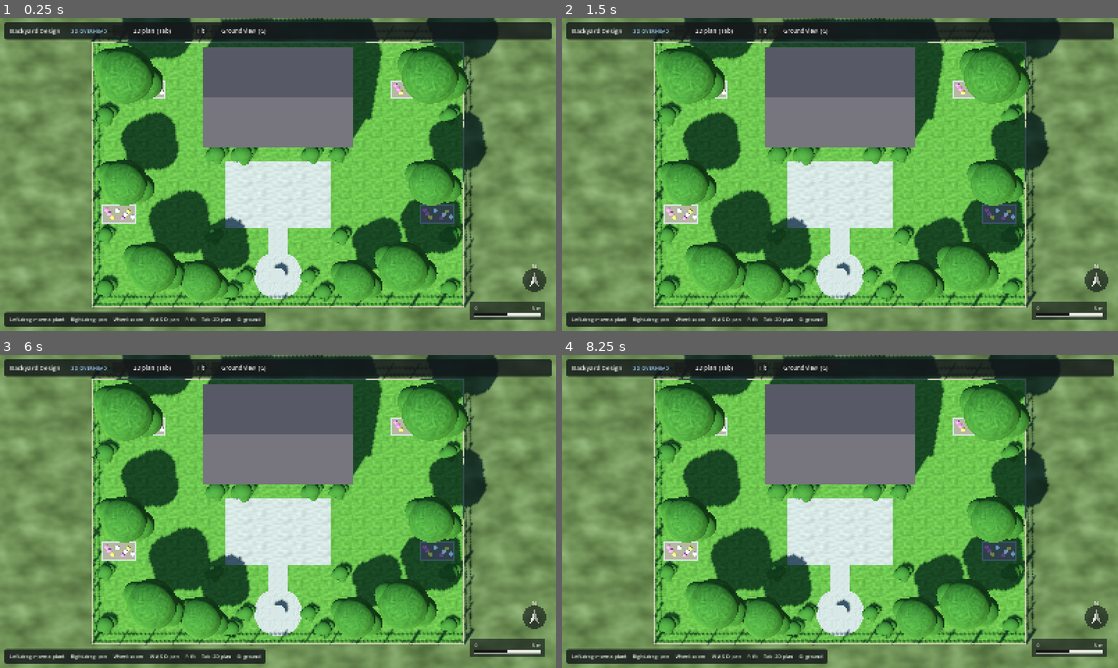
Above: before the commit, frames 1-4 (two rows, left to right).
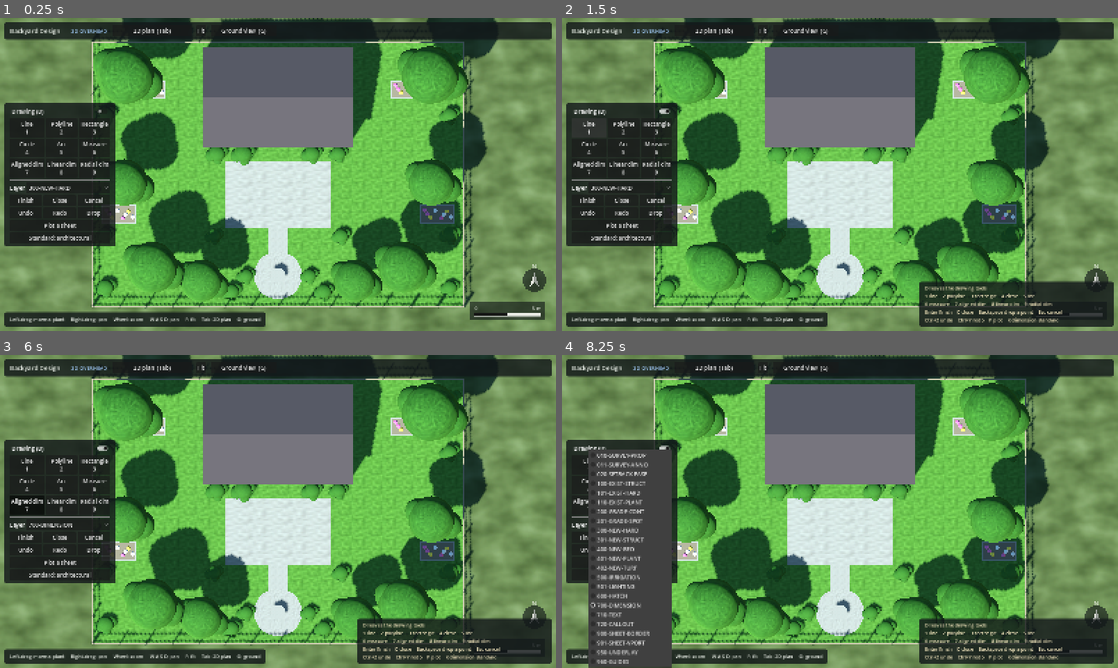
Above: after the commit, the same moments.

Repository: evanmac03/landscaping-planner
Game: Godot game, scene res://scenes/main.tscn
The game is run twice, just before and just after one commit, with the same random seed, the same clock (stepped at 60 frames per second) and the same inputs.
Inputs (mouse positions are in pixels of both pictures, inside the frame that each line leads up to):
- Up to frame 1 (0.25 s): no input
- Up to frame 2 (1.5 s): click (623, 111) at 0.5 s, where only the run after the commit has a clickable "Drawing (D)"; click (589, 127) at 1.25 s, where only the run after the commit has a clickable "Line 1"
- Up to frame 3 (6 s): click (61, 464) at 2 s, where only the run after the commit has a clickable "Polyline 2"; click (94, 464) at 2.75 s, where only the run after the commit has a clickable "Rectangle 3"; click (27, 486) at 3.5 s, where only the run after the commit has a clickable "Circle 4"; click (61, 486) at 4.25 s, where only the run after the commit has a clickable "Arc 5"; click (94, 486) at 5 s, where only the run after the commit has a clickable "Measure 6"; click (27, 505) at 5.75 s, where only the run after the commit has a clickable "Aligned dim 7"
- Up to frame 4 (8.25 s): click (623, 505) at 6.5 s, where only the run after the commit has a clickable "Linear dim 8"; click (656, 505) at 7.25 s, where only the run after the commit has a clickable "Radial dim 9"; click (628, 524) at 8 s, where only the run after the commit has a clickable "700-DIMENSION"

The runs differ from the first frame. In frame 1, 9.1% of the frame differs, in the area x 0-21%, y 27-73%; in frame 2, 14%; in frame 3, 14%; in frame 4, 18%, in the area x 0-100%, y 27-100%.

Commit message:
Give the drawing tools a palette, and redo the key it was missing
Every tool and command added over the last few sessions was reachable only by
knowing its key. The legend made them discoverable, but a legend is a thing you
read; this is a thing you press. A palette now sits down the left of the overhead
views: nine tool buttons three across, each showing the tool and the key that does
the same thing, lit on whichever is in your hand; the layer the next shape goes on;
finish, close and cancel; undo, redo and drop a point; plot; and the dimension
standard with its name on the button.

Choosing a tool is one press rather than two - it puts the tool in your hand and
arms the tools - because choosing a tool and arming the tools separately is two
presses for one intention. Arming is therefore explicit rather than only a toggle,
so a button that says what it does and a key that toggles can both be truthful
about the same state.

The buttons are built in code rather than in the scene. They are nine
near-identical buttons and a handful of rows, every one derived from the tables the
legend already uses, so a scene file would be a third copy of that list to keep in
step. They are also named after the actions they stand for, so the node tree says
what a button does rather than "Button17", and a click can be aimed at it by name.

Building it found a gap: redo had no key. Undo had Ctrl+Z and the undo stack
supported redo, so the only way to redo anything was to press an unbound key.
Ctrl+Y is bound, in the input map, in the legend and on the palette.

The palette reads the drafting controller's state every frame and only restates the
buttons when something has moved, because that state is changed from several places
- a key, a click, a palette button - and a signature cannot miss one the way a
forgotten signal connection would.

324 tests pass, including one that every drawing tool has a button and no button
names a tool that does not exist, so a new tool cannot arrive with no way to pick
it. Checked live by clicking the palette alone, with no keyboard input: the status
bar read "Circle - 300-NEW-HARD - Circle added" and the circle was on the plan.

Diff:
--- a/project.godot
+++ b/project.godot
@@ -180,6 +180,11 @@
 "events": [Object(InputEventKey,"resource_local_to_scene":false,"resource_name":"","device":-1,"window_id":0,"alt_press …(195 unchanged characters)…
 ]
 }
+draft_redo={
+"deadzone": 0.5,
+"events": [Object(InputEventKey,"resource_local_to_scene":false,"resource_name":"","device":-1,"window_id":0,"alt_pressed":false,"shift_pressed":false,"ctrl_pressed":true,"meta_pressed":false,"pressed":false,"keycode":0,"physical_keycode":89,"key_label":0,"unicode":0,"location":0,"echo":false,"script":null)
+]
+}
 
 [layer_names]
 
--- a/scenes/ui/hud.tscn
+++ b/scenes/ui/hud.tscn
@@ -138,3 +138,22 @@
 theme_override_colors/font_color = Color(0.95, 0.9, 0.74, 1)
 theme_override_font_sizes/font_size = 14
 text = "D leaves the drawing tools"
+
+[node name="Palette" type="PanelContainer" parent="Root"]
+unique_name_in_owner = true
+visible = false
+layout_mode = 1
+anchors_preset = 4
+anchor_top = 0.5
+anchor_bottom = 0.5
+offset_left = 12.0
+offset_top = -200.0
+offset_right = 316.0
+offset_bottom = 200.0
+grow_vertical = 2
+theme_override_styles/panel = SubResource("StyleBoxFlat_panel")
+
+[node name="PaletteColumn" type="VBoxContainer" parent="Root/Palette"]
+unique_name_in_owner = true
+layout_mode = 2
+theme_override_constants/separation = 5
--- a/scripts/draft/draft_controller.gd
+++ b/scripts/draft/draft_controller.gd
@@ -121,11 +121,53 @@
 
 
 func toggle_drawing() -> void:
-	drawing = not drawing
+	set_drawing(not drawing)
+
+
+## Arm the tools, or put them away.
+##
+## Explicit rather than only a toggle, so that a button which says what it does and
+## a key which toggles can both be truthful about the same state.
+func set_drawing(on: bool) -> void:
+	if drawing == on:
+		return
+	drawing = on
 	if not drawing:
 		cancel()
 	last_message = "drawing on" if drawing else ""
 	_refresh_canvas()
+
+
+## Pick a tool and start drawing with it, which is what one press of a palette
+## button should do: choosing a tool and arming the tools separately is two presses
+## for one intention.
+func arm(kind: ToolScript.Kind) -> void:
+	set_tool(kind)
+	set_drawing(true)
+
+
+# --- what a palette needs to know -----------------------------------------------------
+
+
+func current_tool() -> ToolScript.Kind:
+	return tool.kind
+
+
+func current_layer() -> StringName:
+	return tool.layer
+
+
+## Every layer the document offers, in draw order, as name-and-purpose pairs.
+##
+## Both halves are needed: "300-NEW-HARD" is a code, "New paving, walls, steps" is
+## a choice somebody can make. The list comes from the document rather than from the
+## preset table, so a document that has added or removed a layer is described as it
+## actually is.
+func layer_choices() -> Array[Dictionary]:
+	var out: Array[Dictionary] = []
+	for layer in document.layers.layers():
+		out.append({"name": layer.name, "purpose": layer.purpose})
+	return out
 
 
 func entity_count() -> int:
--- a/scripts/hud.gd
+++ b/scripts/hud.gd
@@ -1,31 +1,36 @@
 class_name PlannerHud
 extends CanvasLayer
 ## The planner's heads-up display: which view you are in, what the controls do,
-## and the drafting aids on the overlay layer.
+## the drawing palette, and the drafting aids on the overlay layer.
+
+const DraftToolScript := preload("res://scripts/draft/draft_tool.gd")
+const DraftControllerScript := preload("res://scripts/draft/draft_controller.gd")
 
 const EDIT_HINTS := "Left-drag: move a plant     "
 const HINTS_2D := EDIT_HINTS + "Right-drag: pan     Wheel: zoom     W A S D: pan     F: fit     Tab: 3D view     G: ground"
 const HINTS_3D := EDIT_HINTS + "Right-drag: pan     Wheel: zoom     W A S D: pan     F: fit     Tab: 2D plan     G: ground"
 const HINTS_GROUND := "W A S D: walk     Shift: run     Mouse: look     Arrows: look     Esc: free cursor     G: back to overhead"
 
-## The drawing tools, in the order the number keys select them, with the wording
-## the legend introduces each by.
-##
-## The list is here rather than in the input map because "1" is a key and "line"
-## is a word, and nothing can derive one from the other. The *key* is read from
-## the input map, which is the half that can be derived - and a legend naming a
-## key that is not bound sends the reader to a key that does nothing, so that half
-## is the half worth deriving.
+## The drawing tools, in the order the number keys select them: the action that
+## selects one, the wording it is introduced by, and the tool it puts in your hand.
+##
+## One table serves both the key legend and the palette, so a tool cannot appear in
+## one and be missing from the other, and neither can describe a different tool from
+## the one the key selects.
+##
+## The *key* is read from the input map rather than written here, which is the half
+## that can be derived - and a legend naming a key that is not bound sends the reader
+## to a key that does nothing, so that half is the half worth deriving.
 const DRAFTING_TOOLS: Array = [
-	[&"draft_line", "line"],
-	[&"draft_polyline", "polyline"],
-	[&"draft_rect", "rectangle"],
-	[&"draft_circle", "circle"],
-	[&"draft_arc", "arc"],
-	[&"draft_measure", "measure"],
-	[&"draft_dimension", "aligned dim"],
-	[&"draft_dimension_linear", "linear dim"],
-	[&"draft_dimension_radius", "radial dim"],
+	[&"draft_line", "line", DraftToolScript.Kind.LINE],
+	[&"draft_polyline", "polyline", DraftToolScript.Kind.POLYLINE],
+	[&"draft_rect", "rectangle", DraftToolScript.Kind.RECTANGLE],
+	[&"draft_circle", "circle", DraftToolScript.Kind.CIRCLE],
+	[&"draft_arc", "arc", DraftToolScript.Kind.ARC],
+	[&"draft_measure", "measure", DraftToolScript.Kind.MEASURE],
+	[&"draft_dimension", "aligned dim", DraftToolScript.Kind.DIMENSION],
+	[&"draft_dimension_linear", "linear dim", DraftToolScript.Kind.DIMENSION_LINEAR],
+	[&"draft_dimension_radius", "radial dim", DraftToolScript.Kind.DIMENSION_RADIUS],
 ]
 
 ## The keys that are not a tool, in the order a hand meets them: what to do when
@@ -36,6 +41,7 @@
 	[&"draft_undo_point", "drop a point"],
 	[&"draft_cancel", "cancel"],
 	[&"draft_undo", "undo"],
+	[&"draft_redo", "redo"],
 	[&"draft_plot", "plot"],
 	[&"draft_dimension_style", "dimension standard"],
 ]
@@ -47,6 +53,12 @@
 const DRAFTING_TOOLS_PER_ROW := 5
 const DRAFTING_COMMANDS_PER_ROW := 4
 const DRAFTING_ROW_GAP := "    "
+
+## The palette: three tools across, which is what makes it a palette rather than a
+## list of nine, and a cell wide enough for the longest tool name on one line with
+## its key underneath.
+const PALETTE_COLUMNS := 3
+const PALETTE_CELL_WIDTH := 86.0
 
 @export var view_controller: ViewController
 
@@ -58,6 +70,21 @@
 @onready var overlay: HudOverlay = %Overlay
 @onready var draft_hints: PanelContainer = %DraftHints
 @onready var draft_hints_label: Label = %DraftHintsLabel
+@onready var palette: PanelContainer = %Palette
+@onready var palette_column: VBoxContainer = %PaletteColumn
+
+## The drafting controller, when the scene has one. Held because the palette drives
+## it and the legend reports on it.
+var _draft: DraftControllerScript = null
+## The controls built by _build_palette, kept so the refresh can set them.
+var _arm_button: CheckButton = null
+var _tool_buttons: Array[Button] = []
+var _layer_option: OptionButton = null
+var _layer_names: Array[StringName] = []
+var _style_button: Button = null
+## What the palette was last drawn to match, so a check every frame does not
+## restate state that has not moved.
+var _palette_state: String = ""
 
 
 func _ready() -> void:
@@ -71,6 +98,7 @@
 	ground_button.pressed.connect(view_controller.toggle_ground)
 	fit_button.pressed.connect(view_controller.fit_plan_to_yard)
 	draft_hints_label.text = drafting_hints()
+	_build_palette()
 	_on_view_mode_changed(view_controller.mode)
 
 
@@ -84,9 +112,13 @@
 	)
 	# Arming the tools happens on a key press inside the view controller, which has
 	# no signal for it, and it is one bool: reading it is cheaper than routing it.
-	# The legend goes away on the ground, where the tools do nothing.
-	draft_hints.visible = view_controller.is_drafting() \
-		and view_controller.mode != ViewController.ViewMode.GROUND
+	# The legend and the palette both go away on the ground, where the tools do
+	# nothing at all.
+	var overhead: bool = view_controller.mode != ViewController.ViewMode.GROUND
+	draft_hints.visible = overhead and view_controller.is_drafting()
+	if palette.get_child_count() > 0:
+		palette.visible = overhead
+		_refresh_palette()
 
 
 func _on_view_mode_changed(new_mode: ViewController.ViewMode) -> void:
@@ -180,3 +212,171 @@
 		var shortened: String = SHORT_KEY_NAMES.get(rendered, rendered)
 		return ("Ctrl+" + shortened) if key.ctrl_pressed else shortened
 	return ""
+
+
+# --- the drawing palette --------------------------------------------------------------
+
+
+## Build the palette's controls in code rather than in the scene.
+##
+## They are nine near-identical buttons and a handful of rows, every one of them
+## derived from the tables the legend already uses, so a scene file would be a third
+## copy of that list to keep in step. Built here, the palette is described once and
+## its buttons exist because the tools do.
+func _build_palette() -> void:
+	_draft = view_controller.draft_controller()
+	if _draft == null or palette_column == null:
+		return
+
+	_arm_button = CheckButton.new()
+	_arm_button.name = "ArmButton"
+	_arm_button.text = "Drawing (%s)" % _key_label(&"draft_mode")
+	_arm_button.tooltip_text = "Arm the drawing tools, and put them away again"
+	_arm_button.toggled.connect(_on_arm_toggled)
+	palette_column.add_child(_arm_button)
+
+	var grid := GridContainer.new()
+	grid.name = "Tools"
+	grid.columns = PALETTE_COLUMNS
+	palette_column.add_child(grid)
+	for pair: Array in DRAFTING_TOOLS:
+		var kind: int = pair[2]
+		var button := Button.new()
+		# Named after the action it stands for, so the node tree says what each
+		# button does rather than "Button17".
+		button.name = String(pair[0])
+		button.text = palette_label(pair)
+		button.tooltip_text = "Draw a %s" % String(pair[1])
+		button.toggle_mode = true
+		button.custom_minimum_size = Vector2(PALETTE_CELL_WIDTH, 0.0)
+		button.pressed.connect(_on_tool_pressed.bind(kind))
+		grid.add_child(button)
+		_tool_buttons.append(button)
+
+	palette_column.add_child(HSeparator.new())
+
+	var layer_row := HBoxContainer.new()
+	layer_row.name = "LayerRow"
+	var layer_caption := Label.new()
+	layer_caption.text = "Layer"
+	layer_row.add_child(layer_caption)
+	_layer_option = OptionButton.new()
+	_layer_option.name = "LayerOption"
+	_layer_option.size_flags_horizontal = Control.SIZE_EXPAND_FILL
+	_layer_option.tooltip_text = "The layer the next shape is drawn on"
+	for choice: Dictionary in _draft.layer_choices():
+		_layer_names.append(choice["name"])
+		_layer_option.add_item(String(choice["name"]))
+		_layer_option.set_item_tooltip(
+			_layer_option.item_count - 1, String(choice["purpose"])
+		)
+	_layer_option.item_selected.connect(_on_layer_selected)
+	layer_row.add_child(_layer_option)
+	palette_column.add_child(layer_row)
+
+	# What to do with the shape in hand, then what to do with the drawing.
+	var shape_row := HBoxContainer.new()
+	shape_row.name = "ShapeRow"
+	palette_column.add_child(shape_row)
+	_command_button(shape_row, &"draft_finish", "Finish", _draft.finish)
+	_command_button(shape_row, &"draft_close", "Close", _draft.finish_closed)
+	_command_button(shape_row, &"draft_cancel", "Cancel", _draft.cancel)
+
+	var edit_row := HBoxContainer.new()
+	edit_row.name = "EditRow"
+	palette_column.add_child(edit_row)
+	_command_button(edit_row, &"draft_undo", "Undo", _draft.undo)
+	_command_button(edit_row, &"draft_redo", "Redo", _draft.redo)
+	_command_button(edit_row, &"draft_undo_point", "Drop", _draft.undo_point)
+
+	var plot_row := HBoxContainer.new()
+	plot_row.name = "SheetRow"
+	palette_column.add_child(plot_row)
+	_command_button(plot_row, &"draft_plot", "Plot a sheet", _draft.plot)
+
+	var style_row := HBoxContainer.new()
+	style_row.name = "StyleRow"
+	palette_column.add_child(style_row)
+	_style_button = _command_button(
+		style_row, &"draft_dimension_style", "Standard", _draft.cycle_dimension_style
+	)
+
+	_refresh_palette()
+
+
+## A palette button for one of the drafting commands. The key goes in the tooltip
+## rather than on the button: the nine tools are worth learning by number, and the
+## row of small buttons would be a wall of brackets if every one carried its key.
+func _command_button(
+	row: HBoxContainer, action: StringName, wording: String, handler: Callable
+) -> Button:
+	var button := Button.new()
+	button.name = String(action)
+	button.text = wording
+	var key := _key_label(action)
+	if key != "":
+		button.tooltip_text = "%s (%s)" % [wording, key]
+	button.size_flags_horizontal = Control.SIZE_EXPAND_FILL
+	button.pressed.connect(handler)
+	row.add_child(button)
+	return button
+
+
+## Match the palette to the controller.
+##
+## Driven by state rather than by signals because the controller is changed from
+## several places - a key, a click, a palette button - and a signature cannot miss
+## one the way a forgotten connection would.
+func _refresh_palette() -> void:
+	if _draft == null or _arm_button == null:
+		return
+	var state := "%s|%d|%s|%s" % [
+		_draft.drawing, int(_draft.current_tool()), String(_draft.current_layer()),
+		String(_draft.dimension_style_name),
+	]
+	if state == _palette_state:
+		return
+	_palette_state = state
+	# By the silent setter, because setting a button the ordinary way fires the
+	# handler: the palette would then be driving the controller it is reporting on.
+	_arm_button.set_pressed_no_signal(_draft.drawing)
+	var armed: bool = _draft.drawing
+	var kind: int = int(_draft.current_tool())
+	for index in _tool_buttons.size():
+		var button: Button = _tool_buttons[index]
+		# Only a tool actually in your hand is shown as chosen. A palette
+		# highlighting a tool while the tools are put away would be describing a
+		# mode that is not on.
+		button.button_pressed = armed and int(DRAFTING_TOOLS[index][2]) == kind
+	var selected := _layer_names.find(_draft.current_layer())
+	if selected >= 0:
+		_layer_option.selected = selected
+	_style_button.text = "Standard: %s" % String(_draft.dimension_style_name)
+	_style_button.tooltip_text = "%s (%s)" % [
+		_draft.document.dimension_style.describe(), _key_label(&"draft_dimension_style"),
+	]
+
+
+func _on_arm_toggled(pressed: bool) -> void:
+	if _draft != null:
+		_draft.set_drawing(pressed)
+
+
+func _on_tool_pressed(kind: int) -> void:
+	if _draft != null:
+		_draft.arm(kind)
+
+
+func _on_layer_selected(index: int) -> void:
+	if _draft == null or index < 0 or index >= _layer_names.size():
+		return
+	_draft.set_layer(_layer_names[index])
+
+
+## What one tool button says: the tool on the first line, the key that does the same
+## thing on the second, so the palette teaches the shortcut while it is being used.
+static func palette_label(pair: Array) -> String:
+	var words := String(pair[1])
+	var capitalised := words.substr(0, 1).to_upper() + words.substr(1)
+	var key := _key_label(pair[0])
+	return capitalised if key == "" else "%s\n%s" % [capitalised, key]
--- a/scripts/view_controller.gd
+++ b/scripts/view_controller.gd
@@ -35,6 +35,7 @@
 const NO_PENDING := -1
 
 const DraftToolScript := preload("res://scripts/draft/draft_tool.gd")
+const DraftControllerScript := preload("res://scripts/draft/draft_controller.gd")
 
 signal view_mode_changed(mode: ViewMode)
 signal transition_started(to_ground: bool)
@@ -693,6 +694,17 @@
 	return _draft != null and _draft.drawing
 
 
+## The drafting controller, for a palette to drive.
+##
+## Handed out whole rather than through a forward per button. It already answers
+## every question a palette asks and performs every action a button takes, so
+## forwarding each one would be a second copy of its interface, free to fall behind
+## the first - which is exactly how a palette ends up with a button that no longer
+## does what it says.
+func draft_controller() -> DraftControllerScript:
+	return _draft
+
+
 ## While a tool is armed it owns the left button. Right-drag still pans and the
 ## wheel still zooms, so you can keep drawing while moving around the plan, and
 ## the design objects underneath are left alone: a click goes to the drawing.
@@ -707,6 +719,10 @@
 		return true
 	if event.is_action_pressed("draft_undo"):
 		_draft.undo()
+		get_viewport().set_input_as_handled()
+		return true
+	if event.is_action_pressed("draft_redo"):
+		_draft.redo()
 		get_viewport().set_input_as_handled()
 		return true
 	if event.is_action_pressed("draft_close"):
--- a/tests/test_hud_hints.gd
+++ b/tests/test_hud_hints.gd
@@ -11,6 +11,19 @@
 const Hud := preload("res://scripts/hud.gd")
 const Tool := preload("res://scripts/draft/draft_tool.gd")
 const Ctrl := preload("res://scripts/draft/draft_controller.gd")
+const Document := preload("res://scripts/draft/draft_document.gd")
+const SnapScript := preload("res://scripts/draft/snap_engine.gd")
+const LayerSet := preload("res://scripts/draft/layer_set.gd")
+
+
+## A drafting controller with its parts but no scene tree. The canvas and the
+## overlay are absent, which _refresh_canvas already tolerates.
+func _controller():
+	var controller = Ctrl.new()
+	controller.document = Document.new()
+	controller.snap = SnapScript.new()
+	controller.tool = Tool.new()
+	return controller
 
 
 ## What the polyline is telling the drawer to press.
@@ -39,6 +52,7 @@
 	assert(Hud._key_label(&"draft_undo_point") == "Backspace")
 	assert(Hud._key_label(&"draft_cancel") == "Esc")
 	assert(Hud._key_label(&"draft_undo") == "Ctrl+Z")
+	assert(Hud._key_label(&"draft_redo") == "Ctrl+Y")
 	assert(Hud._key_label(&"draft_plot") == "P")
 	assert(Hud._key_label(&"draft_dimension_style") == "K")
 	assert(Hud._key_label(&"draft_mode") == "D")
@@ -147,3 +161,86 @@
 	# No blank lines: every row has something on it.
 	for row: String in rows:
 		assert(row.strip_edges() != "")
+
+
+# --- the palette ----------------------------------------------------------------------
+
+
+## Every drawing tool has a button, and no button names a tool that does not exist.
+## This is the check that stops a new tool arriving with no way to pick it - which is
+## precisely how the tools were reachable before there was a palette.
+func test_the_palette_offers_a_button_for_every_drawing_tool() -> void:
+	var offered: Array[int] = []
+	for pair: Array in Hud.DRAFTING_TOOLS:
+		offered.append(int(pair[2]))
+	var expected: Array[int] = []
+	for kind: Tool.Kind in Tool.Kind.values():
+		# Selecting is not a drawing tool: it is what you do with no tool in hand.
+		if kind != Tool.Kind.SELECT:
+			expected.append(int(kind))
+	offered.sort()
+	expected.sort()
+	assert(offered == expected, "palette offers %s, the tools are %s" % [offered, expected])
+
+
+## A button says the tool on one line and the key that does the same thing on the
+## next, so the palette teaches the shortcut while it is being used.
+func test_a_palette_button_is_labelled_with_its_tool_and_its_key() -> void:
+	var labels: Array[String] = []
+	for pair: Array in Hud.DRAFTING_TOOLS:
+		labels.append(Hud.palette_label(pair))
+	assert(labels[0] == "Line\n1")
+	assert(labels[2] == "Rectangle\n3")
+	assert(labels[5] == "Measure\n6")
+	assert(labels[6] == "Aligned dim\n7")
+	assert(labels[8] == "Radial dim\n9")
+	for label: String in labels:
+		assert(label.contains("\n"), "%s carries no key" % label)
+
+
+## Choosing a tool from the palette is one press, not two: it puts the tool in your
+## hand and starts drawing with it.
+func test_choosing_a_tool_from_the_palette_arms_it() -> void:
+	var controller = _controller()
+	assert(not controller.drawing)
+	controller.arm(Tool.Kind.CIRCLE)
+	assert(controller.drawing)
+	assert(controller.current_tool() == Tool.Kind.CIRCLE)
+	assert(controller.current_layer() == LayerSet.NEW_HARDSCAPE)
+	# An annotation still goes on the annotation layer, however it was chosen.
+	controller.arm(Tool.Kind.DIMENSION_RADIUS)
+	assert(controller.current_layer() == LayerSet.DIMENSION)
+	controller.free()
+
+
+## Arming is explicit rather than only a toggle, so a button that says what it does
+## and a key that toggles can both be truthful about the same state.
+func test_setting_the_armed_state_is_not_a_toggle() -> void:
+	var controller = _controller()
+	controller.set_drawing(true)
+	assert(controller.drawing)
+	# Asking for the state it is already in is not a request to leave it.
+	controller.set_drawing(true)
+	assert(controller.drawing)
+	controller.set_drawing(false)
+	assert(not controller.drawing)
+	# And the key still toggles.
+	controller.toggle_drawing()
+	assert(controller.drawing)
+	controller.free()
+
+
+## The layer list comes from the document rather than from the preset table, and
+## carries the purpose as well as the name: "300-NEW-HARD" is a code, "New paving,
+## walls, steps" is a choice somebody can make.
+func test_the_palette_lists_every_layer_with_a_purpose() -> void:
+	var controller = _controller()
+	var choices := controller.layer_choices()
+	assert(choices.size() == controller.document.layers.size())
+	for choice: Dictionary in choices:
+		assert(controller.document.layers.has(choice["name"]), "unknown layer in the list")
+		assert(String(choice["purpose"]) != "", "%s has no purpose" % choice["name"])
+	# In draw order, which is the order the numeric prefixes put them in.
+	assert(choices[0]["name"] == LayerSet.SURVEY_PROPERTY)
+	assert(choices[choices.size() - 1]["name"] == LayerSet.GUIDES)
+	controller.free()
